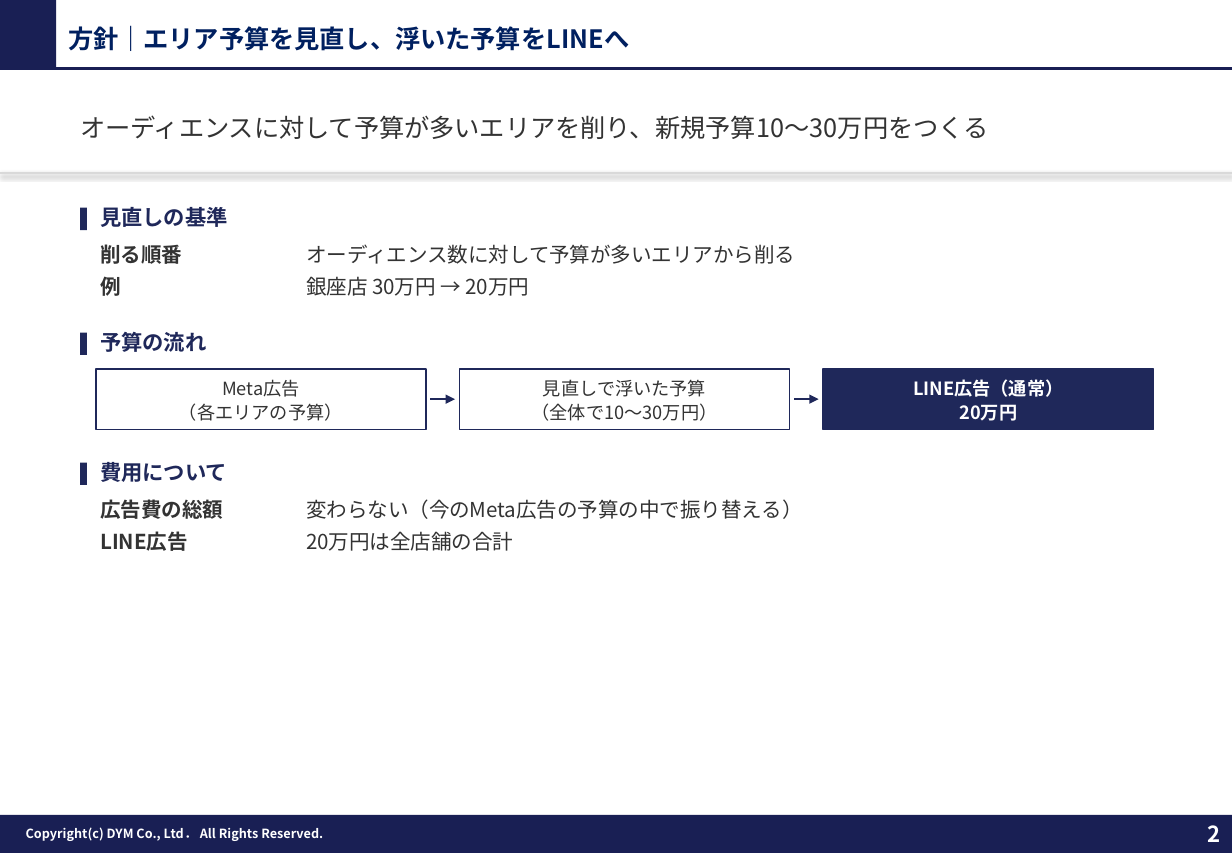
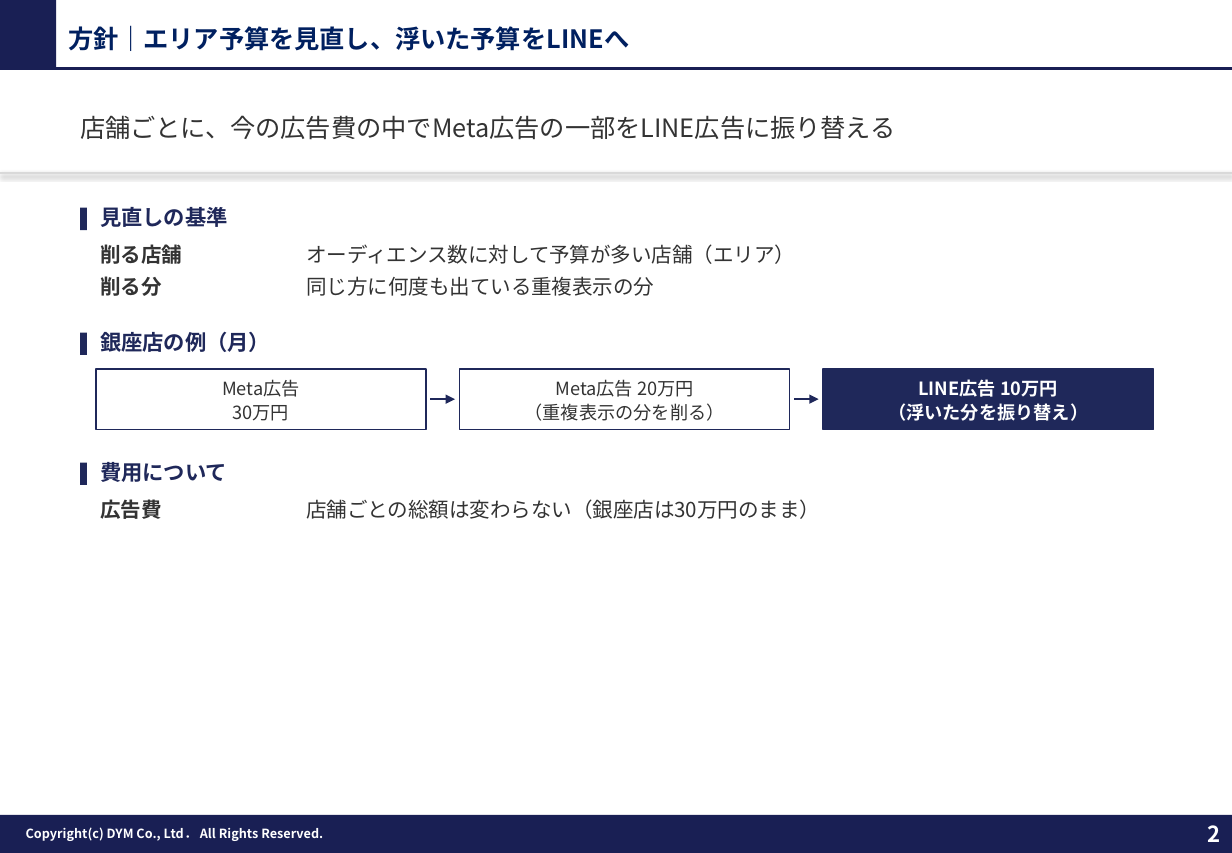
Before and after one commit to tonomura-r-dev/folder, a slide deck: slide 2 of 20261009_展示会LINE運用方針.pptx. Drawn at 1232x853 pixels with LibreOffice and Linux fonts; fonts in the diff are those of the drawing; background and template pictures are left out. Boxes give left, top, right and bottom in pixels: in the first picture for what was removed or moved away, otherwise in the second. Text is boxed around its words. In the diff, an @@ line names an element or a change of style, - is before the commit and + after.

```diff
--- a/20261009_展示会LINE運用方針.pptx
+++ b/20261009_展示会LINE運用方針.pptx
@@ text at (80,115,896,140): text changed @@
-オーディエンスに対して予算が多いエリアを削り、新規予算10〜30万円をつくる
+店舗ごとに、今の広告費の中でMeta広告の一部をLINE広告に振り替える
@@ text at (100,244,182,264): text changed @@
-削る順番
+削る店舗
@@ text at (306,244,795,264): text changed @@
-オーディエンス数に対して予算が多いエリアから削る
+オーディエンス数に対して予算が多い店舗（エリア）
@@ text at (100,276,161,296): text changed @@
-例
+削る分
@@ text at (306,276,654,296): text changed @@
-銀座店 30万円 → 20万円
+同じ方に何度も出ている重複表示の分
@@ text at (100,332,270,352): text changed @@
-予算の流れ
+銀座店の例（月）
@@ text in rectangle at (525,379,725,421): text changed @@
-見直しで浮いた予算
-（全体で10〜30万円）
+Meta広告 20万円
+（重複表示の分を削る）
@@ text in rectangle at (888,379,1088,421): text changed @@
-LINE広告（通常）
-20万円
+LINE広告 10万円
+（浮いた分を振り替え）
@@ text in rectangle at (233,405,290,421): text changed @@
-（各エリアの予算）
+30万円
@@ text at (100,499,161,519): text changed @@
-広告費の総額
+広告費
@@ text at (306,499,820,519): text changed @@
-変わらない（今のMeta広告の予算の中で振り替える）
+店舗ごとの総額は変わらない（銀座店は30万円のまま）
@@ text removed at (100,531,188,551) @@
-LINE広告
@@ text removed at (306,531,513,551) @@
-20万円は全店舗の合計
```
Also in this commit, not shown: 2 other slides changed, 4 other files.
